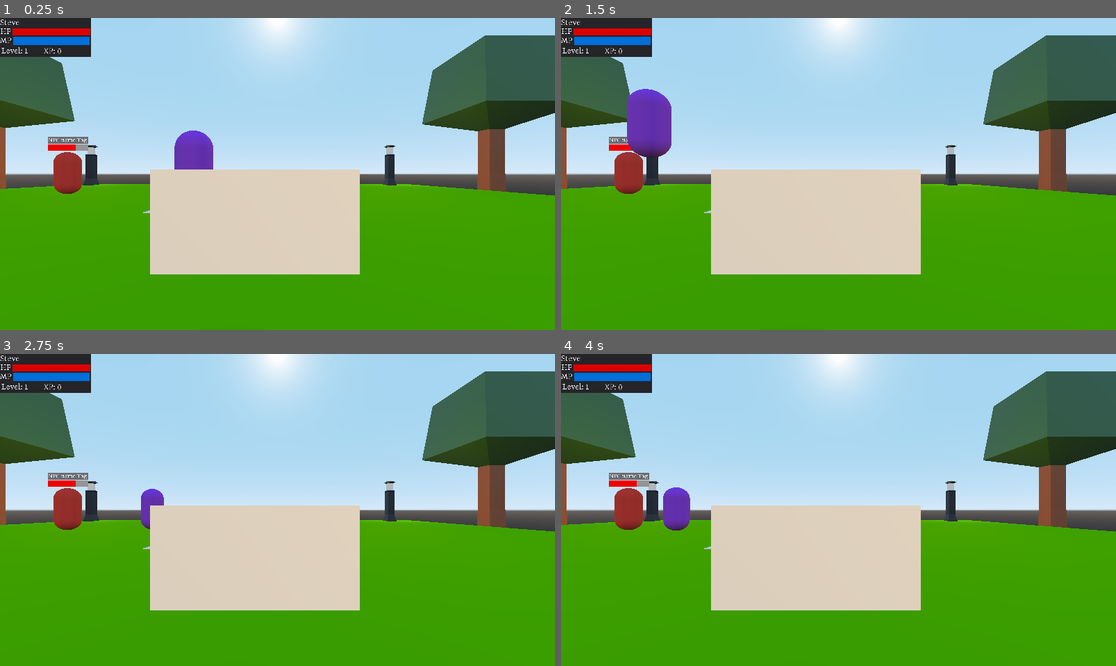
Above: before the commit, frames 1-4 (two rows, left to right).
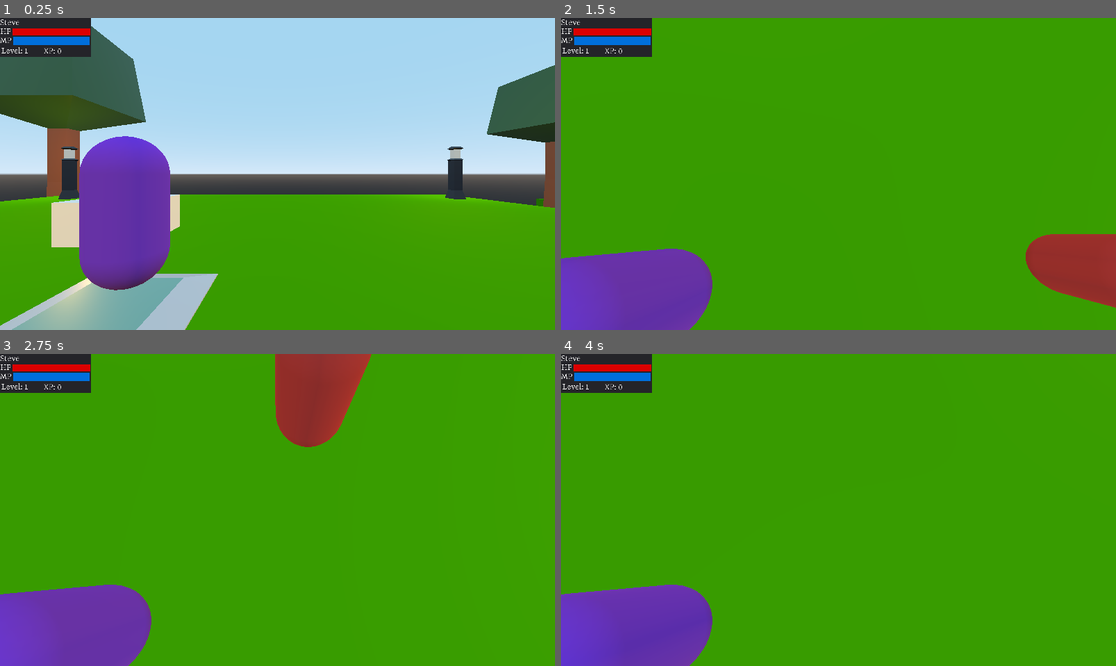
Above: after the commit, the same moments.

Repository: BrettTeets/FantasyRPG
Game: Godot game, scene res://stage_design/levels/alpha_level.tscn
Same seed, same stepped clock (60 frames per second), same inputs: the game is played once before the commit and once after it.
Inputs (mouse positions are in pixels of both pictures, inside the frame that each line leads up to):
- Up to frame 1 (0.25 s): no input
- Up to frame 2 (1.5 s): tap Enter at 0.5 s; move the mouse to (960, 158) at 0.52 s; hold D (moveRight) 0.53-1.28 s; hold Shift (lookMode) 0.53-1.28 s; click (960, 158) at 0.67 s; tap Space (jump) at 0.77 s; move the mouse to (810, 174) at 1.27 s; hold S (moveBackward) from 1.28 s (still down); tap W (moveForeward) at 1.35 s
- Up to frame 3 (2.75 s): tap Space (jump) at 1.52 s; move the mouse to (333, 441) at 2.02 s; release S (moveBackward) at 2.03 s; hold D (moveRight) from 2.03 s (still down); hold Shift (lookMode) from 2.03 s (still down)
- Up to frame 4 (4 s): move the mouse to (832, 516) at 2.77 s; release Shift (lookMode) at 2.78 s; tap W (moveForeward) at 2.85 s; tap Space (jump) at 3.02, 3.77 s; move the mouse to (1005, 556) at 3.52 s; release D (moveRight) at 3.53 s; hold A (moveLeft) from 3.53 s (still down); hold Shift (lookMode) from 3.53 s (still down)

The runs differ from the first frame. In frame 1, 41% of the frame differs, in the area x 0-100%, y 0-100%; in frame 2, 72%; in frame 3, 69%; in frame 4, 70%.

Commit message:
let me remove these extra cameras, they didn't help.

Diff:
--- a/stage_design/Scenery/testClicker.tscn
+++ b/stage_design/Scenery/testClicker.tscn
@@ -19,8 +19,5 @@
 [node name="CollisionShape" type="CollisionShape" parent="Area"]
 shape = SubResource( 2 )
 
-[node name="Camera" type="Camera" parent="."]
-transform = Transform( 1, 0, 0, 0, 1, 0, 0, 0, 1, 0.215425, 0.957676, 3.12201 )
-
 [connection signal="body_entered" from="Area" to="." method="_on_Area_body_entered"]
 [connection signal="input_event" from="Area" to="." method="_on_Area_input_event"]
--- a/stage_design/levels/alpha_level.tscn
+++ b/stage_design/levels/alpha_level.tscn
@@ -10,9 +10,6 @@
 [ext_resource path="res://stage_design/Scenery/testClicker.tscn" type="PackedScene" id=8]
 
 [node name="alpha_level" type="Node"]
-
-[node name="Camera" type="Camera" parent="."]
-transform = Transform( 0.809601, 0, 0.58698, 0, 1, 0, -0.58698, 0, 0.809601, 4.113, 5.39272, 6.72166 )
 
 [node name="DirectionalLight" type="DirectionalLight" parent="."]
 transform = Transform( 1, 0, 0, 0, 1, 0, 0, 0, 1, 78.4921, 27.3167, 0 )
@@ -100,8 +97,5 @@
 [node name="Spatial" parent="." instance=ExtResource( 8 )]
 transform = Transform( 1, 0, 0, 0, 1, 0, 0, 0, 1, 2.78024, 2.88041, 2.99095 )
 
-[node name="Camera" parent="Spatial" index="2"]
-current = true
-
 [editable path="playerActor"]
 [editable path="Spatial"]
